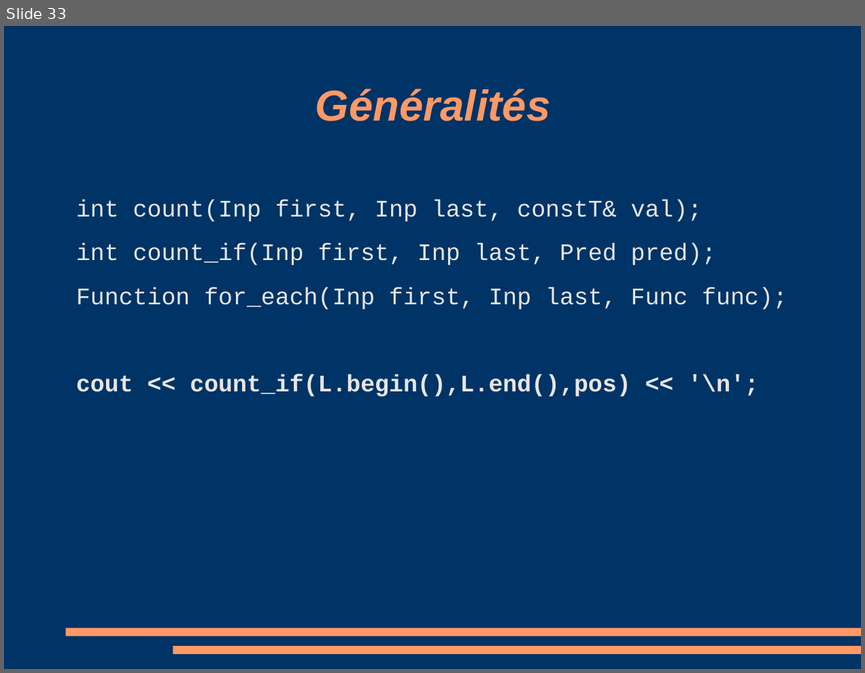
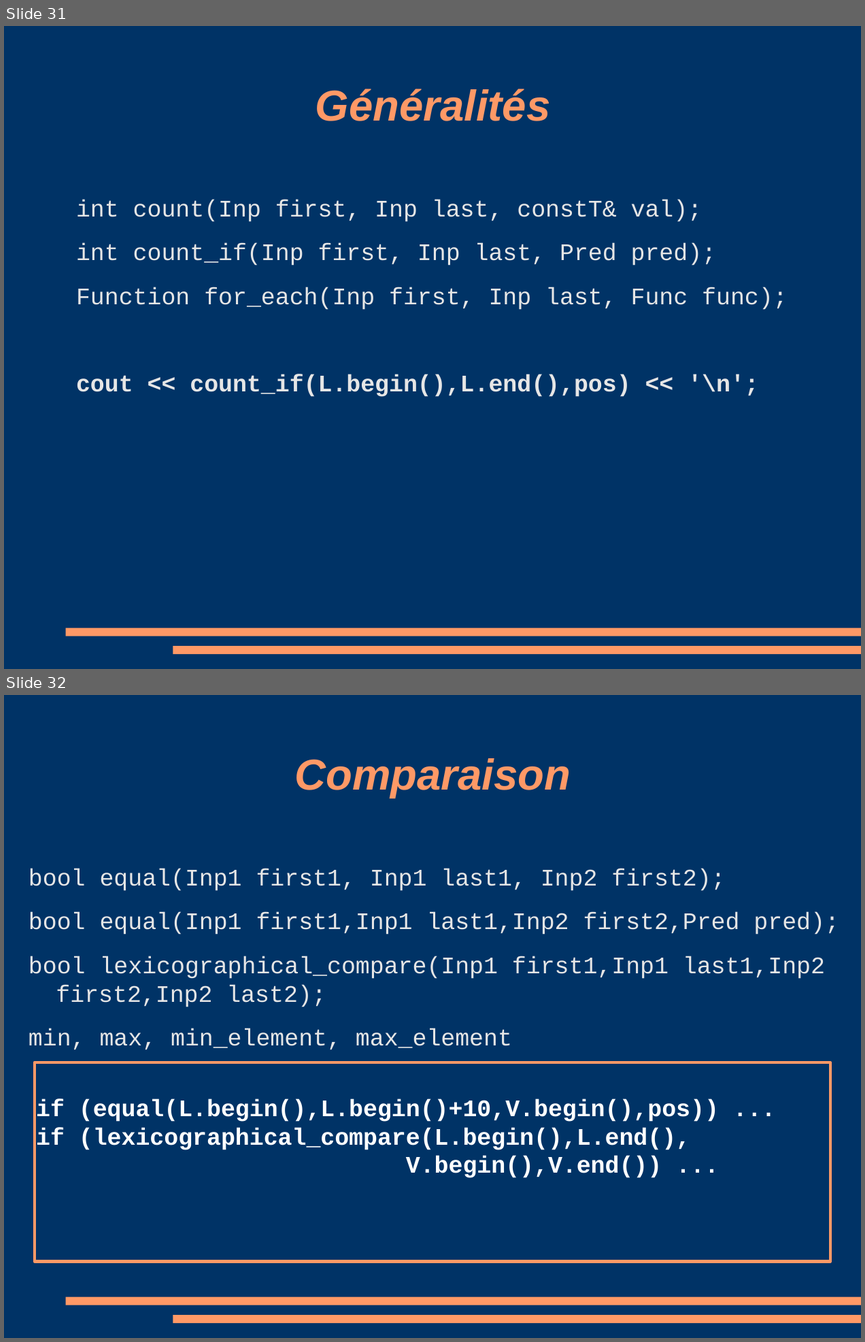
Before and after one commit to manu5801/cours-cplusplus, a slide deck: stl/stl.odp. Shown one above the other, each under a label of ours: slide 33 before the commit, slides 31 and 32 after it. The pictures are 865x673 and 865x1342 pixels, drawn with LibreOffice and Linux fonts; fonts in the diff are those of the drawing. Boxes give left, top, right and bottom in pixels: in the first picture for what was removed or moved away, otherwise in the second. Text is boxed around its words. In the diff, an @@ line names an element or a change of style, - is before the commit and + after.

```diff
--- a/stl/stl.odp
+++ b/stl/stl.odp
@@ slide 32 added at <box>4,695,861,1338</box>, background #003366; not listed: 2 template elements that a slide beside it also shows @@
@@ title added at <box>295,758,570,798</box>, 40 pt, text #FF9966, bold, italic @@
+Comparaison
@@ text added at <box>28,868,839,1050</box>, 22 pt, text #E6E6E6 @@
+bool equal(Inp1 first1, Inp1 last1, Inp2 first2);
+bool equal(Inp1 first1,Inp1 last1,Inp2 first2,Pred pred);
+bool lexicographical_compare(Inp1 first1,Inp1 last1,Inp2 first2,Inp2 last2);
+min, max, min_element, max_element
@@ rectangle added at <box>35,1062,830,1261</box>, outline #FF9966 2.83 pt, 22 pt, text #FFFFFF, bold @@
+if (equal(L.begin(),L.begin()+10,V.begin(),pos)) ...
+if (lexicographical_compare(L.begin(),L.end(),
+V.begin(),V.end()) ...
@@ what was slide 33 is now slide 31 @@
```
Also in this commit, not shown: 21 slides changed, 1 other slide added, 3 slides removed, 9 other files.
